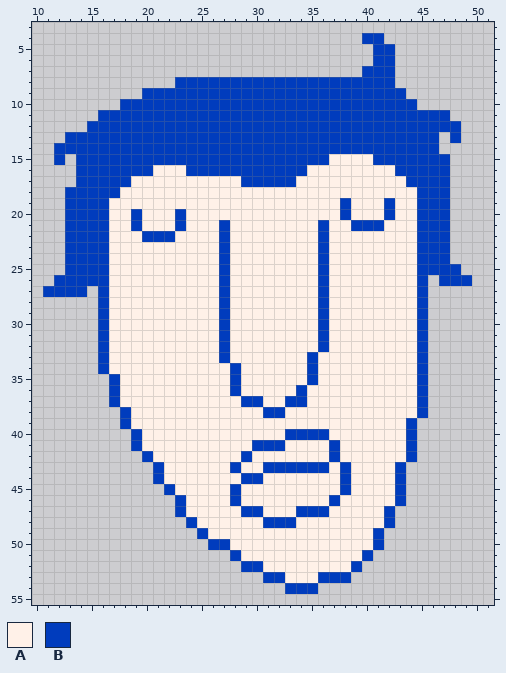
Edited in one commit: pixel-art sprite (favicon.png). Above: the version before the commit.
The file is 64x64 pixels. Shown: x 10..51, y 3..55.
Palette (. is transparent): A #fff1e8  B #003cbd
Pixels before, first column x 11:
 4 .............................BB........
 5 ..............................BB.......
 6 ..............................BB.......
 7 .............................BBB.......
 8 ............BBBBBBBBBBBBBBBBBBBB.......
 9 .........BBBBBBBBBBBBBBBBBBBBBBBB......
10 .......BBBBBBBBBBBBBBBBBBBBBBBBBBB.....
11 .....BBBBBBBBBBBBBBBBBBBBBBBBBBBBBBBB..
12 ....BBBBBBBBBBBBBBBBBBBBBBBBBBBBBBBBBB.
13 ..BBBBBBBBBBBBBBBBBBBBBBBBBBBBBBBBBB.B.
14 .BBBBBBBBBBBBBBBBBBBBBBBBBBBBBBBBBBB...
15 .B.BBBBBBBBBBBBBBBBBBBBBBBAAAABBBBBBB..
16 ...BBBBBBBAAABBBBBBBBBBBAAAAAAAABBBBB..
17 ...BBBBBAAAAAAAAAABBBBBAAAAAAAAAABBBB..
18 ..BBBBBAAAAAAAAAAAAAAAAAAAAAAAAAAABBB..
19 ..BBBBAAAAAAAAAAAAAAAAAAAAABAAABAABBB..
20 ..BBBBAABAAABAAAAAAAAAAAAAABAAABAABBB..
21 ..BBBBAABAAABAAABAAAAAAAABAABBBAAABBB..
22 ..BBBBAAABBBAAAABAAAAAAAABAAAAAAAABBB..
23 ..BBBBAAAAAAAAAABAAAAAAAABAAAAAAAABBB..
24 ..BBBBAAAAAAAAAABAAAAAAAABAAAAAAAABBB..
25 ..BBBBAAAAAAAAAABAAAAAAAABAAAAAAAABBBB.
26 .BBBBBAAAAAAAAAABAAAAAAAABAAAAAAAAB.BBB
27 BBBB.BAAAAAAAAAABAAAAAAAABAAAAAAAAB....
28 .....BAAAAAAAAAABAAAAAAAABAAAAAAAAB....
29 .....BAAAAAAAAAABAAAAAAAABAAAAAAAAB....
30 .....BAAAAAAAAAABAAAAAAAABAAAAAAAAB....
31 .....BAAAAAAAAAABAAAAAAAABAAAAAAAAB....
32 .....BAAAAAAAAAABAAAAAAAABAAAAAAAAB....
33 .....BAAAAAAAAAABAAAAAAABAAAAAAAAAB....
34 .....BAAAAAAAAAAABAAAAAABAAAAAAAAAB....
35 ......BAAAAAAAAAABAAAAAABAAAAAAAAAB....
36 ......BAAAAAAAAAABAAAAABAAAAAAAAAAB....
37 ......BAAAAAAAAAAABBAABBAAAAAAAAAAB....
38 .......BAAAAAAAAAAAABBAAAAAAAAAAAAB....
39 .......BAAAAAAAAAAAAAAAAAAAAAAAAAB.....
40 ........BAAAAAAAAAAAAABBBBAAAAAAAB.....
41 ........BAAAAAAAAAABBBAAAABAAAAAAB.....
42 .........BAAAAAAAABAAAAAAABAAAAAAB.....
43 ..........BAAAAAABAABBBBBBABAAAAB......
44 ..........BAAAAAAABBAAAAAAABAAAAB......
45 ...........BAAAAABAAAAAAAAABAAAAB......
46 ............BAAAABAAAAAAAABAAAAAB......
47 ............BAAAAABBAAABBBAAAAAB.......
48 .............BAAAAAABBBAAAAAAAAB.......
49 ..............BAAAAAAAAAAAAAAAB........
50 ...............BBAAAAAAAAAAAAAB........
51 .................BAAAAAAAAAAAB.........
52 ..................BBAAAAAAAAB..........
53 ....................BBAAABBB...........
54 ......................BBB..............
Now the later version:
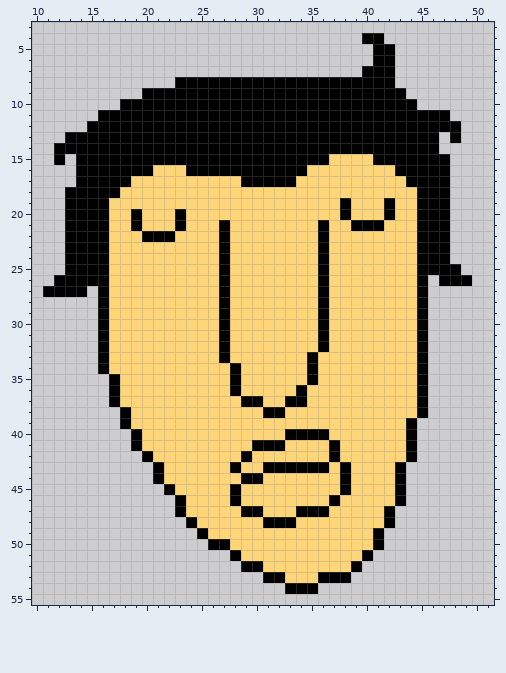
Changes in this commit:
colour A: #fff1e8 -> #ffd57a
colour B: #003cbd -> #000000
